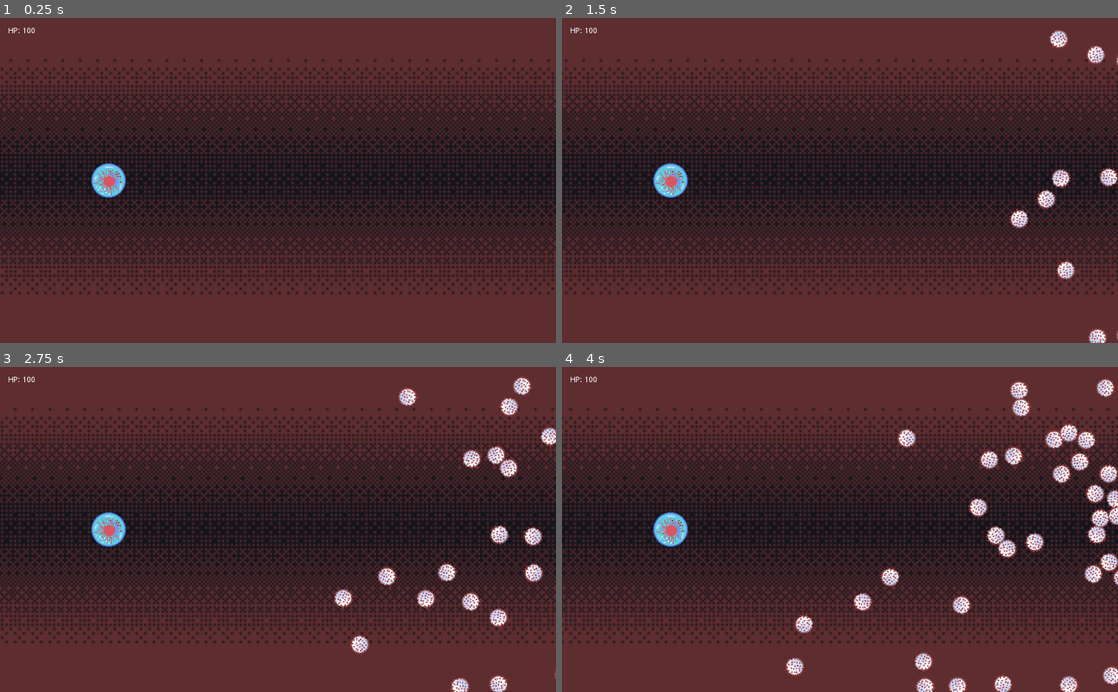
Above: before the commit, frames 1-4 (two rows, left to right).
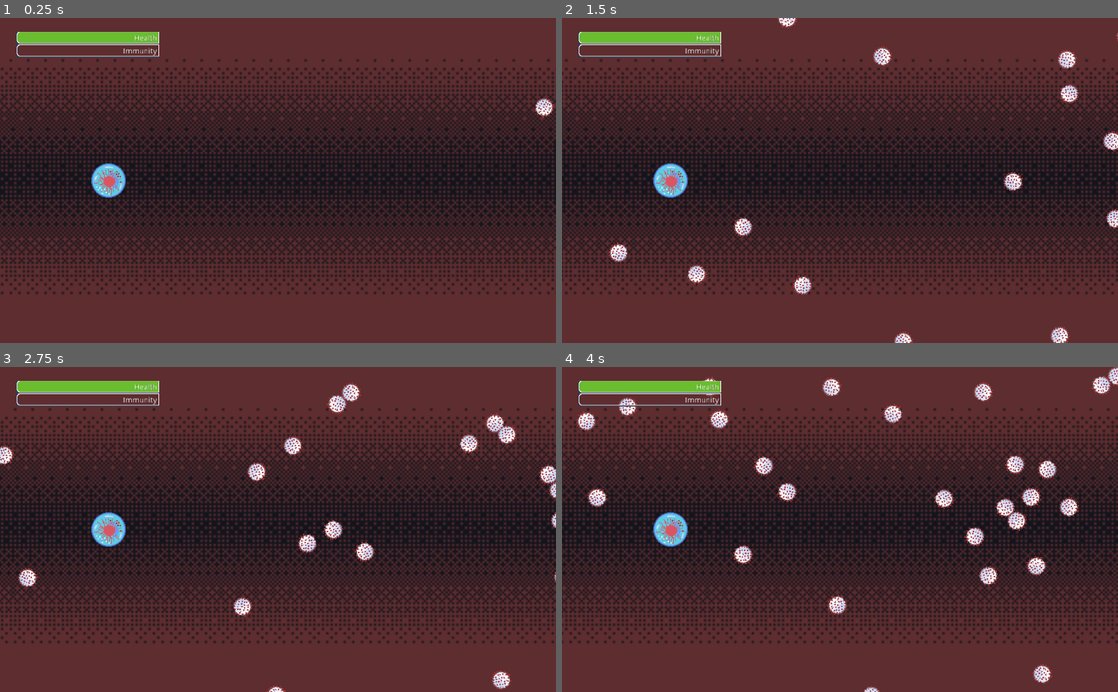
Above: after the commit, the same moments.

Repository: aMoniker/Carnivorous
Game: Godot game, scene res://Game.tscn
Same seed, same stepped clock (60 frames per second), same inputs: the game is played once before the commit and once after it. Sound files missing from this copy of the repository are replaced by a short silence.
Inputs (mouse positions are in pixels of both pictures, inside the frame that each line leads up to):
- Up to frame 1 (0.25 s): no input
- Up to frame 2 (1.5 s): move the mouse to (962, 164) at 0.52 s; click (962, 164) at 0.67 s; move the mouse to (728, 196) at 1.27 s; click (728, 196) at 1.42 s
- Up to frame 3 (2.75 s): move the mouse to (333, 458) at 2.02 s; click (333, 458) at 2.17 s
- Up to frame 4 (4 s): move the mouse to (812, 594) at 2.77 s; click (812, 594) at 2.92 s; move the mouse to (1006, 578) at 3.52 s; click (1006, 578) at 3.67 s

The runs differ from the first frame. In frame 1, 1.5% of the frame differs, in the area x 1-100%, y 2-31%; in frame 2, 4.3%; in frame 3, 6.4%; in frame 4, 9.7%, in the area x 1-100%, y 0-100%.

Commit message:
Add & hook up health/immunity meters

Diff:
--- a/Enemies.gd
+++ b/Enemies.gd
@@ -12,7 +12,7 @@
   add_child(mob)
   var direction = $MobPath/MobSpawnLocation.rotation + PI / 2
   mob.position = $MobPath/MobSpawnLocation.position
-  direction += rand_range(-PI / 4, PI / 4)
+  direction += rand_range(-PI / 8, PI / 8)
   mob.rotation = direction
   mob.linear_velocity = Vector2(rand_range(mob.min_speed, mob.max_speed), 0)
   mob.linear_velocity = mob.linear_velocity.rotated(direction)
--- a/Enemy.gd
+++ b/Enemy.gd
@@ -1,7 +1,9 @@
 extends RigidBody2D
 
-export var min_speed = 50
-export var max_speed = 250
+signal killed_enemy(immunity_value)
+
+export var min_speed = 100
+export var max_speed = 1000
 
 var death1 = preload("res://assets/audio/death-1.wav")
 var death2 = preload("res://assets/audio/death-2.wav")
@@ -16,10 +18,13 @@
 const rot_speed_max = 0.11
 const rot_speed_min = 1
 
+var immunity_value = 0.1
+
 # Called when the node enters the scene tree for the first time.
 func _ready():
 	rot_dir = [-1, 1][randi() % 2]
 	rot_speed = rand_range(rot_speed_min, rot_speed_max)
+	# $Sprite.modulate = Color.from_hsv(randf(), 1.0, 1.0, 1.0)
 
 func _process(delta):
 	$Sprite.rotation += PI * 2 * delta * rot_dir * rot_speed
@@ -42,6 +47,9 @@
 		var death_sound = death_sounds[randi() % death_sounds.size()]
 		play_sound(death_sound)
 	dead = true
+	var player = get_node("../../Player")
+	self.connect("killed_enemy", player, "_on_player_killed_enemy")
+	emit_signal("killed_enemy", immunity_value)
 
 func play_sound(sound: Resource):
 	$Sound.stream = sound
--- a/GUI.gd
+++ b/GUI.gd
@@ -1,11 +1,31 @@
-extends Control
+extends MarginContainer
 
 var player = null
+var health = 0
+var immunity = 0
 
 # Called when the node enters the scene tree for the first time.
 func _ready():
 	player = get_node("../Player")
 	player.connect("health_change", self, "_on_player_health_change")
+	player.connect("immunity_change", self, "_on_player_immunity_change")
+	health = player.health
+	immunity = player.immunity
+
+func _process(_delta):
+	$HBoxContainer/HealthControl/HealthProgress.value = health
+	$HBoxContainer/ImmunityControl/ImmunityProgress.value = immunity
 
 func _on_player_health_change(amt):
-	$HealthLabel.text = str(amt)
+	$HealthTween.interpolate_property(
+		self, "health", health, amt, 0.5, Tween.TRANS_LINEAR, Tween.TRANS_LINEAR
+	)
+	if not $HealthTween.is_active():
+		$HealthTween.start()
+
+func _on_player_immunity_change(amt):
+	$ImmunityTween.interpolate_property(
+		self, "immunity", immunity, amt, 0.5, Tween.TRANS_LINEAR, Tween.TRANS_LINEAR
+	)
+	if not $ImmunityTween.is_active():
+		$ImmunityTween.start()
--- a/GUI.tscn
+++ b/GUI.tscn
@@ -1,30 +1,76 @@
-[gd_scene load_steps=2 format=2]
+[gd_scene load_steps=5 format=2]
 
 [ext_resource path="res://GUI.gd" type="Script" id=1]
+[ext_resource path="res://assets/images/GUI/immunity_gauge_filled.png" type="Texture" id=2]
+[ext_resource path="res://assets/images/GUI/gauge_outline.png" type="Texture" id=3]
+[ext_resource path="res://assets/images/GUI/hp_gauge_filled.png" type="Texture" id=4]
 
-[node name="GUI" type="Control"]
+[node name="GUI" type="MarginContainer"]
 anchor_right = 1.0
 anchor_bottom = 1.0
-margin_top = -0.993011
-margin_bottom = -0.993042
+margin_left = 25.0
+margin_top = 25.0
+margin_right = -25.0
+margin_bottom = -25.0
 script = ExtResource( 1 )
 __meta__ = {
 "_edit_use_anchors_": false
 }
 
-[node name="RichTextLabel" type="RichTextLabel" parent="."]
-margin_left = 14.8953
-margin_top = 17.8744
-margin_right = 54.8953
-margin_bottom = 57.8744
-text = "HP: "
+[node name="HBoxContainer" type="HBoxContainer" parent="."]
+margin_right = 974.0
+margin_bottom = 550.0
+size_flags_horizontal = 3
 
-[node name="HealthLabel" type="RichTextLabel" parent="."]
-margin_left = 40.7139
-margin_top = 17.8744
-margin_right = 80.7139
-margin_bottom = 78.8744
-text = "100"
+[node name="HealthControl" type="Control" parent="HBoxContainer"]
+margin_bottom = 550.0
+
+[node name="HealthProgress" type="TextureProgress" parent="HBoxContainer/HealthControl"]
+margin_left = 4.0
+margin_right = 272.0
+margin_bottom = 24.0
+texture_over = ExtResource( 3 )
+texture_progress = ExtResource( 4 )
 __meta__ = {
 "_edit_use_anchors_": false
 }
+
+[node name="RichTextLabel" type="RichTextLabel" parent="HBoxContainer/HealthControl"]
+margin_left = 221.694
+margin_top = 6.09052
+margin_right = 285.694
+margin_bottom = 46.0905
+text = "Health"
+__meta__ = {
+"_edit_use_anchors_": false
+}
+
+[node name="ImmunityControl" type="Control" parent="HBoxContainer"]
+margin_left = 4.0
+margin_right = 4.0
+margin_bottom = 550.0
+
+[node name="ImmunityProgress" type="TextureProgress" parent="HBoxContainer/ImmunityControl"]
+margin_top = 24.0
+margin_right = 264.0
+margin_bottom = 574.0
+texture_over = ExtResource( 3 )
+texture_progress = ExtResource( 2 )
+__meta__ = {
+"_edit_use_anchors_": false
+}
+
+[node name="RichTextLabel" type="RichTextLabel" parent="HBoxContainer/ImmunityControl"]
+margin_left = 197.333
+margin_top = 30.4526
+margin_right = 261.333
+margin_bottom = 70.4526
+text = "Immunity
+"
+__meta__ = {
+"_edit_use_anchors_": false
+}
+
+[node name="HealthTween" type="Tween" parent="."]
+
+[node name="ImmunityTween" type="Tween" parent="."]
--- a/Player.gd
+++ b/Player.gd
@@ -1,8 +1,11 @@
 extends Area2D
 
 signal health_change(amt)
+signal immunity_change(amt)
 
 export var health = 100
+export var immunity = 0
+export var max_immunity = 100
 export var health_per_hit = 23
 
 var max_speed = 5
@@ -62,6 +65,11 @@
 		player_hit()
 		node.die(false)
 
+func _on_player_killed_enemy(immunity_increase):
+	print('player killed enemy')
+	immunity += immunity_increase
+	emit_signal("immunity_change", immunity)
+
 func shoot(spawn: Vector2, dir: Vector2):
 	var b = bullet.instance()
 	b.init(self.position + spawn, dir)
--- a/project.godot
+++ b/project.godot
@@ -21,7 +21,8 @@
 
 [display]
 
-window/size/resizable=false
+window/stretch/mode="2d"
+window/stretch/aspect="keep"
 
 [rendering]
 
Binary file added: assets/images/GUI/gauge_outline.png
Not shown, added: assets/images/GUI/gauge_outline.png.import
Binary file added: assets/images/GUI/hp_gauge_filled.png
Not shown, added: assets/images/GUI/hp_gauge_filled.png.import
Binary file added: assets/images/GUI/immunity_gauge_filled.png
Not shown, added: assets/images/GUI/immunity_gauge_filled.png.import
Binary file added: assets/images/logo.aseprite
Binary file added: assets/images/logo_letters/a.png
Not shown, added: assets/images/logo_letters/a.png.import
Binary file added: assets/images/logo_letters/c.png
Not shown, added: assets/images/logo_letters/c.png.import
Binary file added: assets/images/logo_letters/i.png
(and 13 more such lines)
